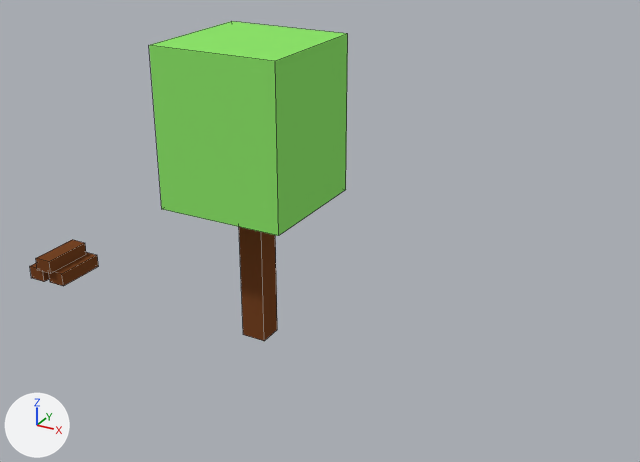
An edit to the Blender file basic.blend, drawn before and after from the same camera.
Camera for both pictures: a 50 mm lens placed at (8.2, -12.52, 8.55), pointed at (1.23, 0.15, 2.22). Arrows for +X, +Y and +Z are at lower left; the lights stay in place. Mesh edges are drawn as thin lines.

The first picture shows 'Logs', 'Tree'.
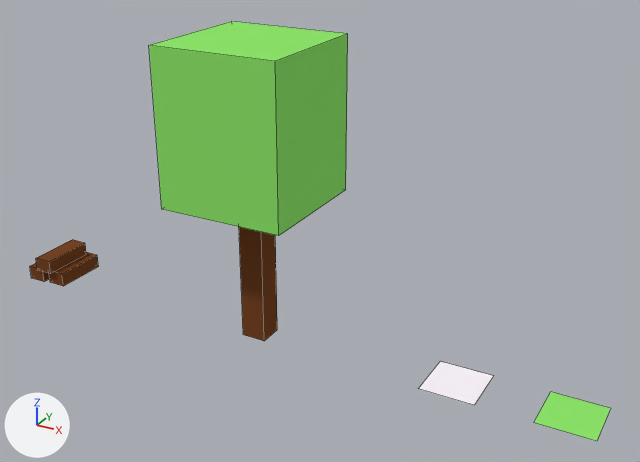
Edits to the bpy script that builds the scene:
```text
Add mat_farmplot:
    mat_farmplot = diffuse_material('FarmPlot')
    mat_farmplot.base_color = (0.996, 0.934, 1.0)  # white #fff7ff
Add me_cube_002:
    me_cube_002.from_pydata([(0.5, 0.01, -0.5), (0.5, 0.01, 0.5), (-0.5, 0.01, 0.5), (-0.5, 0.01, -0.5)], [], [(0, 3, 2, 1)])
    me_cube_002.materials.append(mat_farmplot)  # its picture is missing
Add me_cube_003:
    me_cube_003.from_pydata([(0.5, 0.01, -0.5), (0.5, 0.01, 0.5), (-0.5, 0.01, 0.5), (-0.5, 0.01, -0.5)], [], [(0, 3, 2, 1)])
    me_cube_003.materials.append(mat_leaves)  # green #8fe76c
Add ob_farmplot:
    ob_farmplot = bpy.data.objects.new('FarmPlot', me_cube_002)
    ob_farmplot.location = (4.0, 0.0, 0.0)
    ob_farmplot.rotation_euler = (1.571, 0.0, 0.0)  # degrees (90, 0, 0)
Add ob_farmplot_001:
    ob_farmplot_001 = bpy.data.objects.new('FarmPlot.001', me_cube_003)
    ob_farmplot_001.location = (6.0, 0.0, 0.0)
    ob_farmplot_001.rotation_euler = (1.571, 0.0, 0.0)  # degrees (90, 0, 0)
```

Boxes [x1, y1, x2, y2] around the edits, measured in the pictures (640 x 462 px):
'FarmPlot.001', added (green): after [534, 392, 611, 441]
'FarmPlot', added: after [419, 361, 494, 405]
